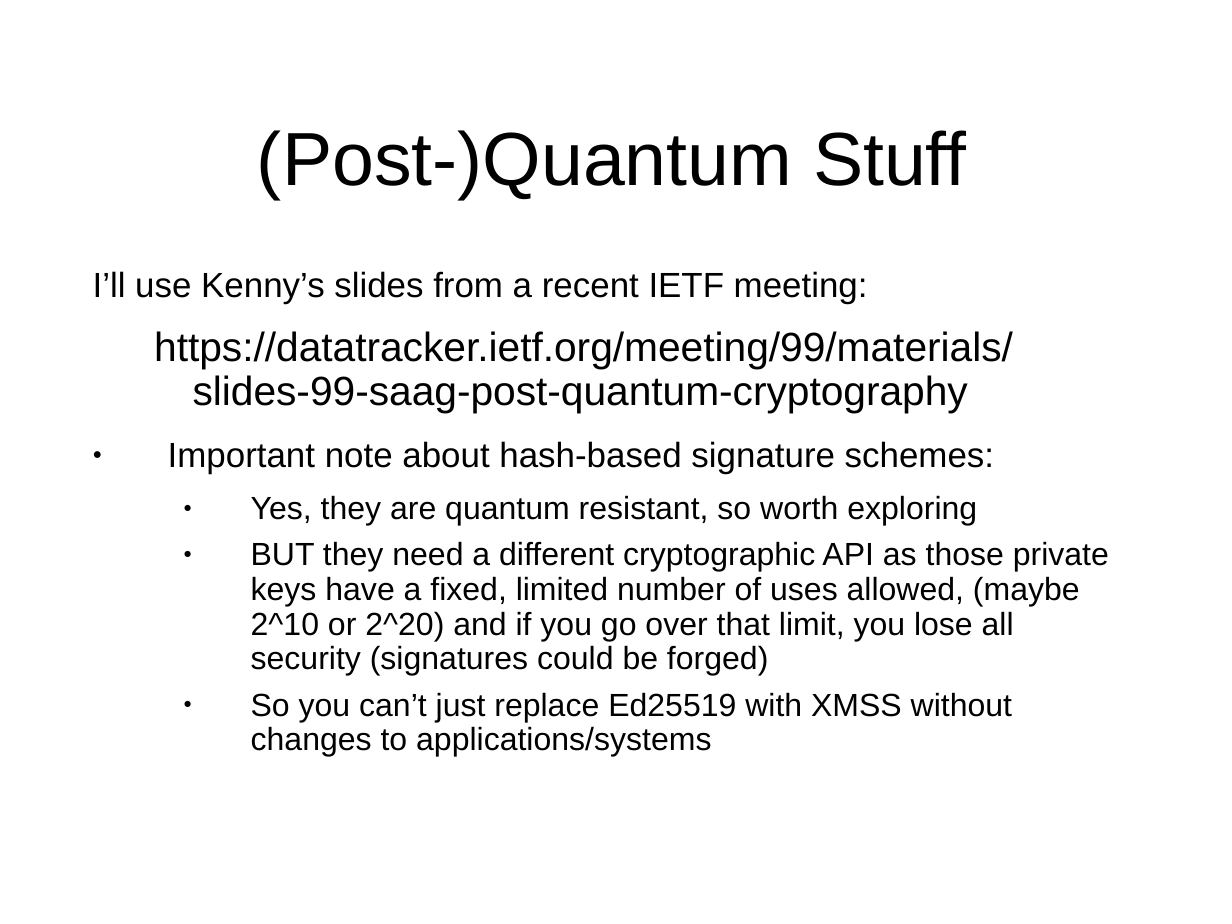
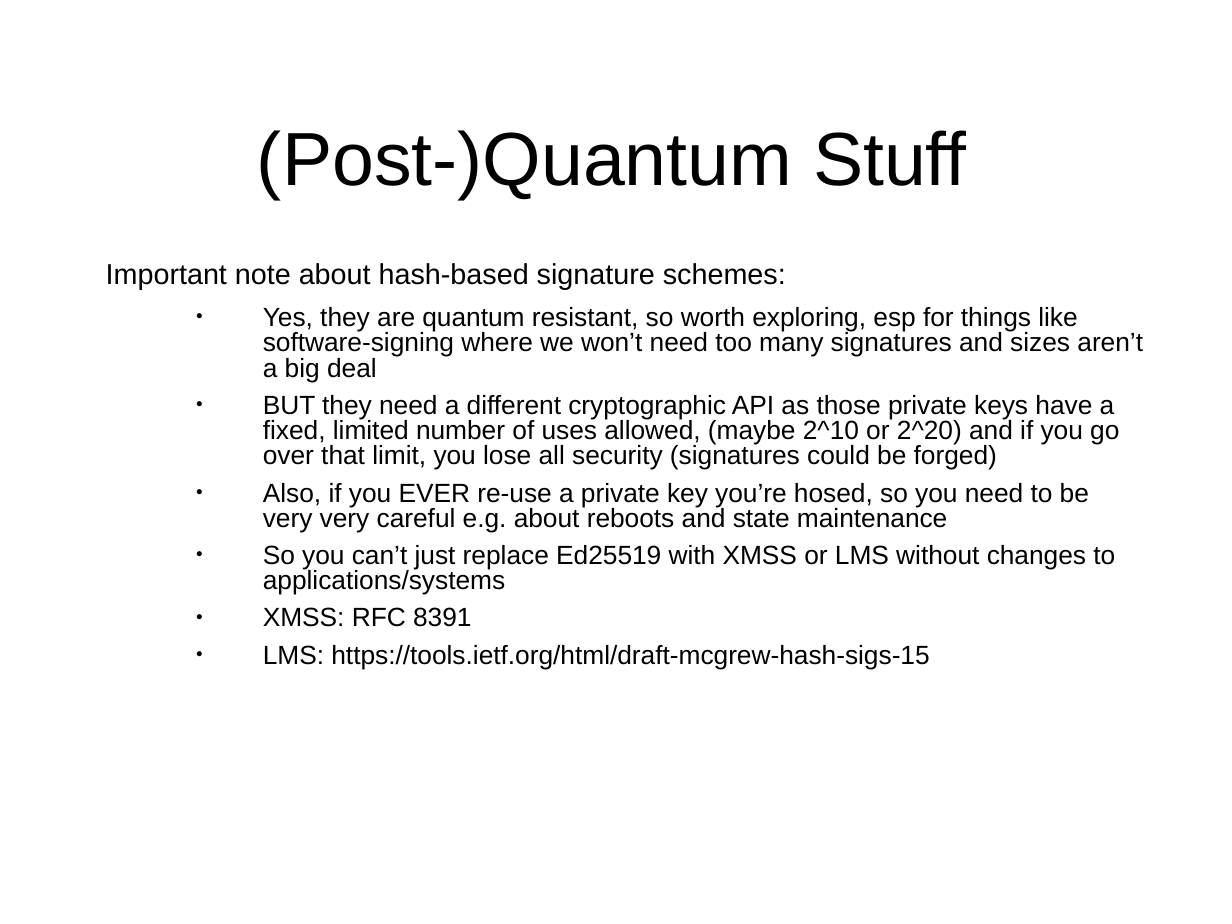
Before and after one commit to sftcd/cs7053, a slide deck: slide 156 of 2016lectures/03-crypto.ppt (slide 149 before the commit). Drawn at 1232x924 pixels with LibreOffice and Linux fonts; fonts in the diff are those of the drawing. Boxes give left, top, right and bottom in pixels: in the first picture for what was removed or moved away, otherwise in the second. Text is boxed around its words. In the diff, an @@ line names an element or a change of style, - is before the commit and + after.

```diff
--- a/2016lectures/03-crypto.ppt
+++ b/2016lectures/03-crypto.ppt
@@ text "Important note about hash-based signature ...": place and size @@
-text "Important note about hash-based signature ..." at (93,271,1109,757)
+text "Important note about hash-based signature ..." at (106,263,1143,669)
@@ text at (106,263,1119,470): size 20.4 to 16.8 pt in "Important note about hash-based signature schemes:"; size 18.7 to 15.4 pt in "BUT they need a different cryptographic API ..."; bullet ● to none; line spacing 0.9 to 0.8; indent changed @@
@@ text at (93,271,1013,413): paragraphs removed @@
-I’ll use Kenny’s slides from a recent IETF meeting:
-  https://datatracker.ietf.org/meeting/99/materials/slides-99-saag-post-quantum-cryptography
@@ text at (263,307,1143,382): text changed; size 18.7 to 15.4 pt @@
-  ● Yes, they are quantum resistant, so worth exploring
+  ● Yes, they are quantum resistant, so worth exploring, esp for things like software-signing where we won’t need too many signatures and sizes aren’t a big deal
@@ text at (263,483,1115,669): text changed; size 18.7 to 15.4 pt @@
-  ● So you can’t just replace Ed25519 with XMSS without changes to applications/systems
+  ● Also, if you EVER re-use a private key you’re hosed, so you need to be very very careful e.g. about reboots and state maintenance
+  ● So you can’t just replace Ed25519 with XMSS or LMS without changes to applications/systems
+  ● XMSS: RFC 8391
+  ● LMS: https://tools.ietf.org/html/draft-mcgrew-hash-sigs-15
```
Also in this commit, not shown: 99 other slides changed, 2 slides added, 5 other files.
